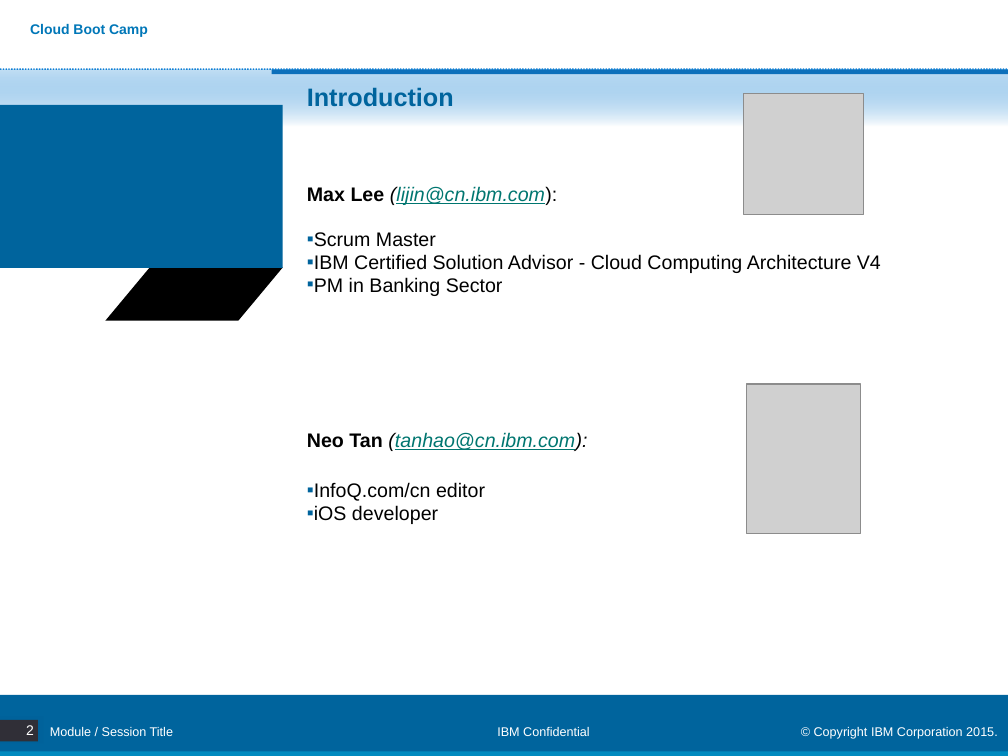
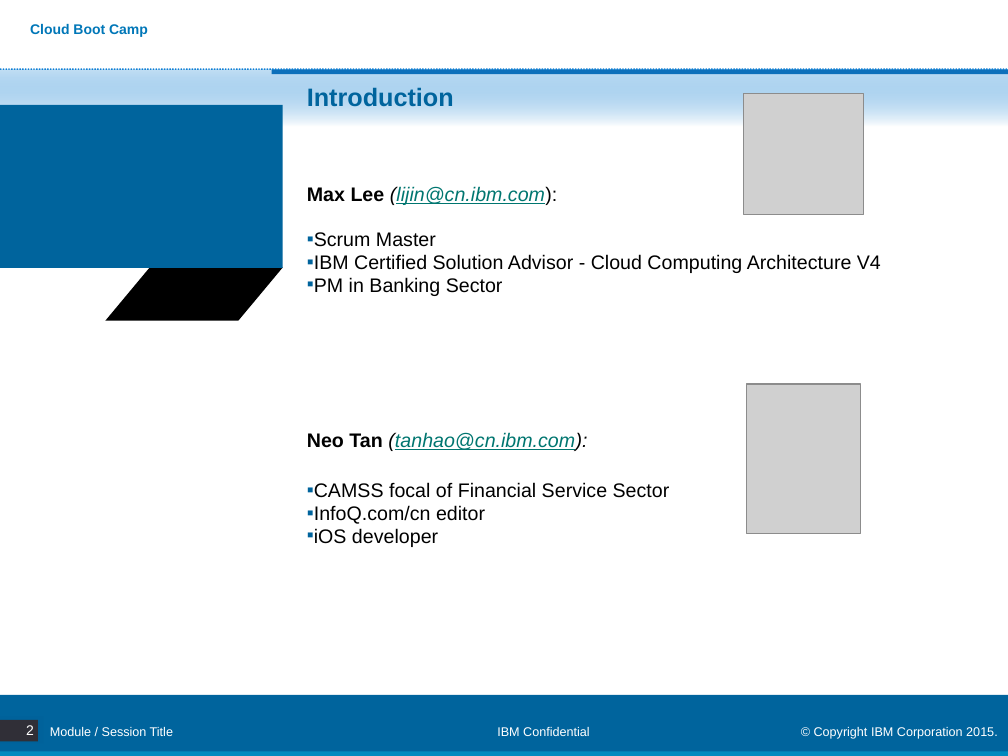
Before and after one commit to skivvyxu/BlueMix-Training, a slide deck: slide 2 of Day1/00. Cloud Boot Camp Introduction.pptx. Drawn at 1008x756 pixels with LibreOffice and Linux fonts; fonts in the diff are those of the drawing; grey boxes stand for pictures; background and template pictures are left out. Boxes give left, top, right and bottom in pixels: in the first picture for what was removed or moved away, otherwise in the second. Text is boxed around its words. In the diff, an @@ line names an element or a change of style, - is before the commit and + after.

```diff
--- a/Day1/00. Cloud Boot Camp Introduction.pptx
+++ b/Day1/00. Cloud Boot Camp Introduction.pptx
@@ text at (307, 482, 670, 498): paragraph added @@
+▪ CAMSS focal of Financial Service Sector
```
